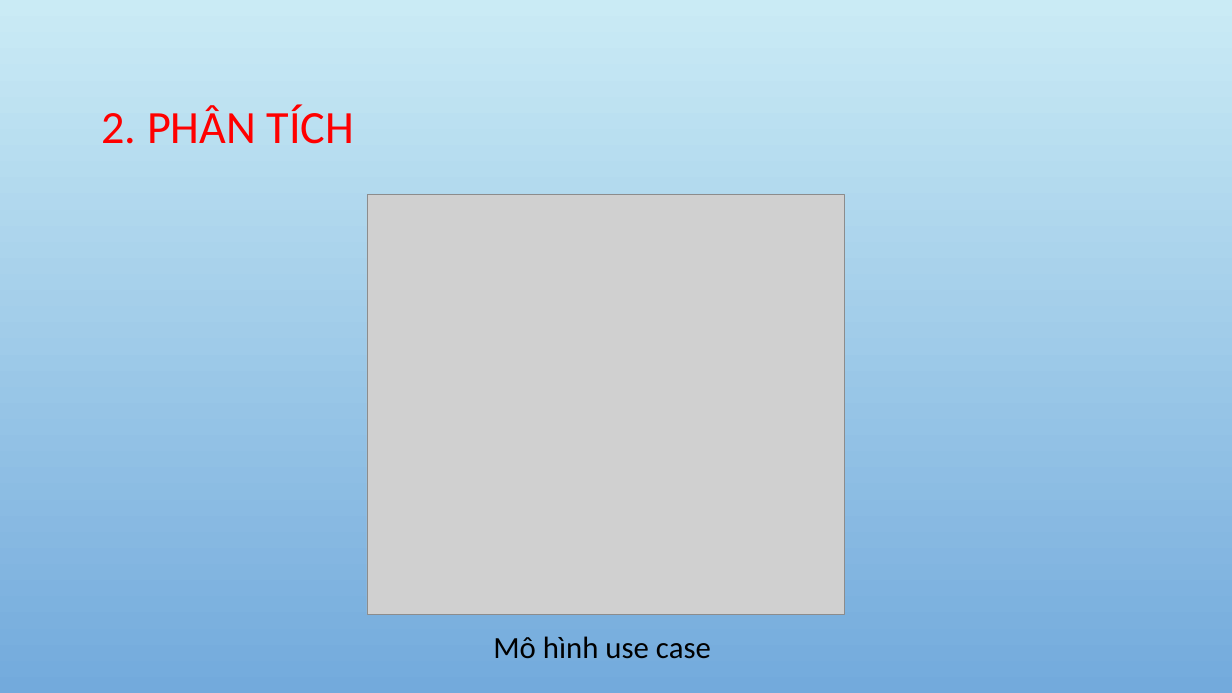
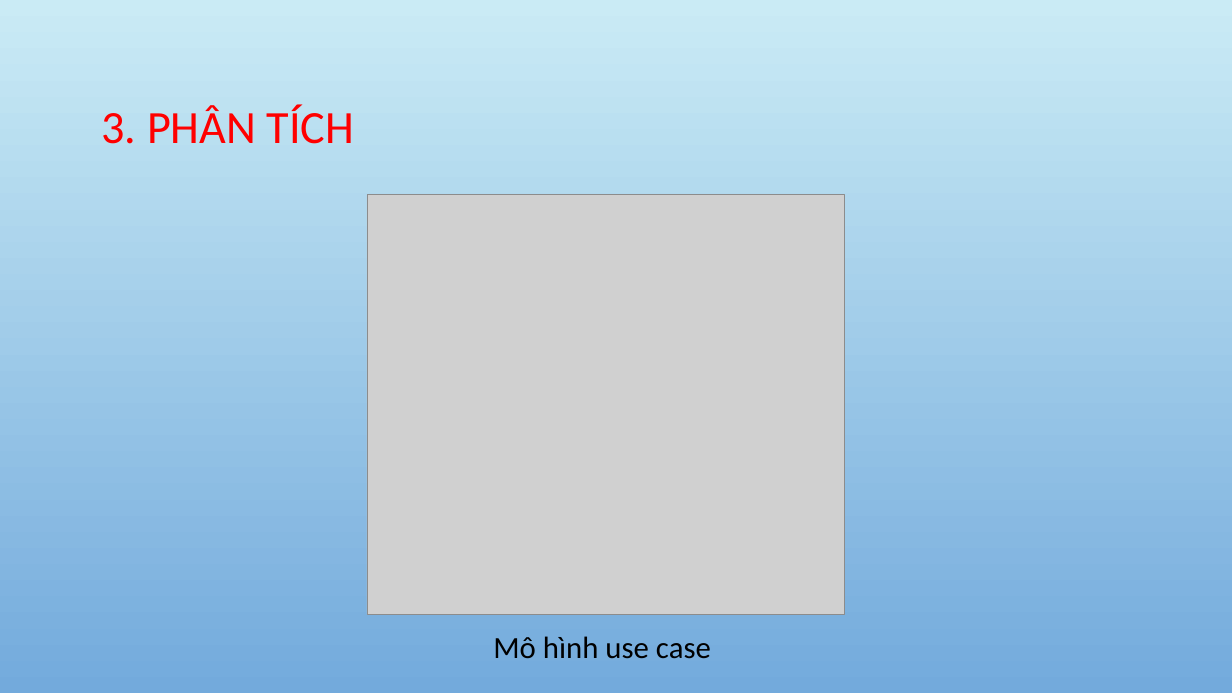
Before and after one commit to tuongthanh98/GraduationThsis, a slide deck: slide 11 of GraduationThsis_powpoint.pptx. Drawn at 1232x693 pixels with LibreOffice and Linux fonts; fonts in the diff are those of the drawing; grey boxes stand for pictures; background and template pictures are left out. Boxes give left, top, right and bottom in pixels: in the first picture for what was removed or moved away, otherwise in the second. Text is boxed around its words. In the diff, an @@ line names an element or a change of style, - is before the commit and + after.

```diff
--- a/GraduationThsis_powpoint.pptx
+++ b/GraduationThsis_powpoint.pptx
@@ title at box(102, 105, 355, 144): text changed @@
-2. PHÂN TÍCH
+3. PHÂN TÍCH
```
Also in this commit, not shown: 9 other slides changed, 1 slide added, 3 slides removed, 3 other files.
